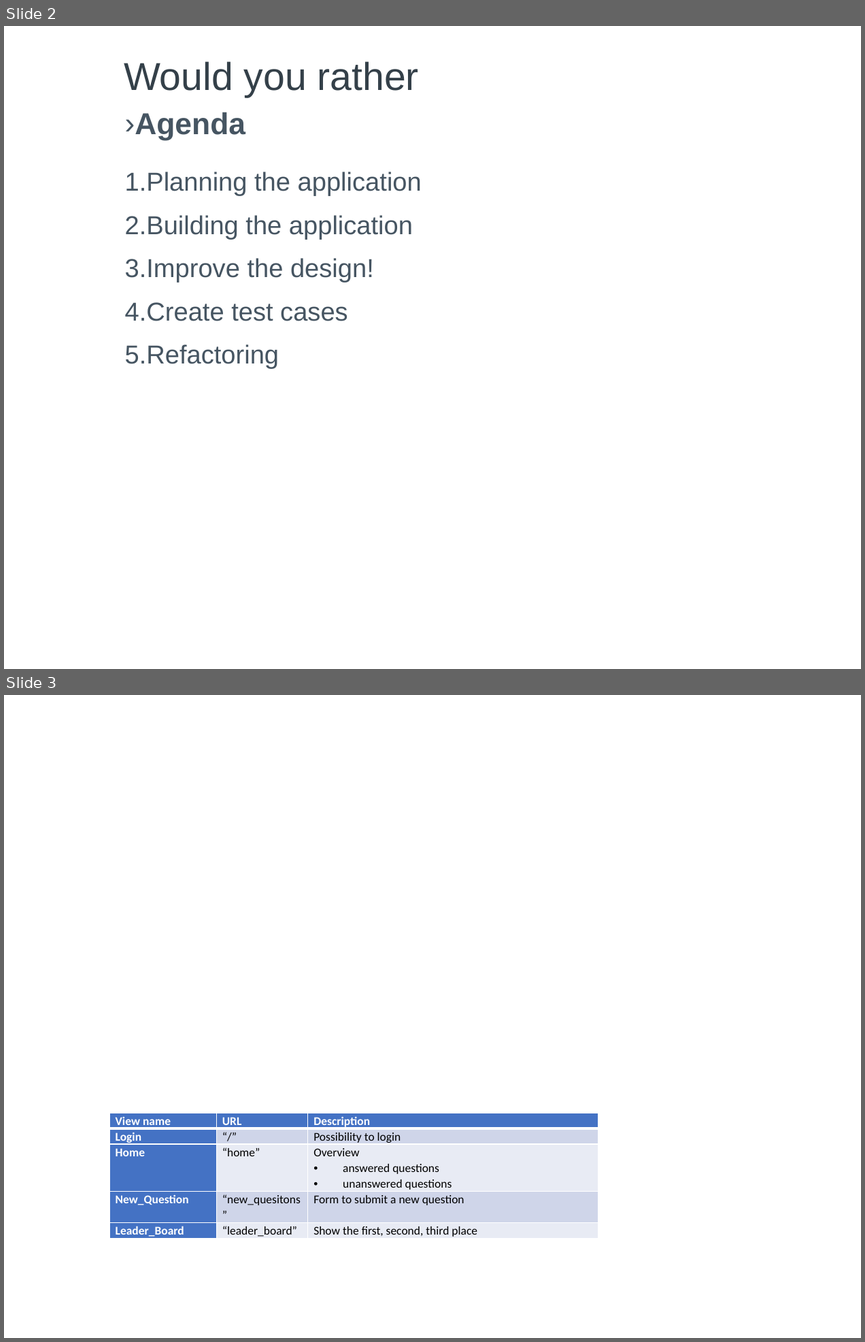
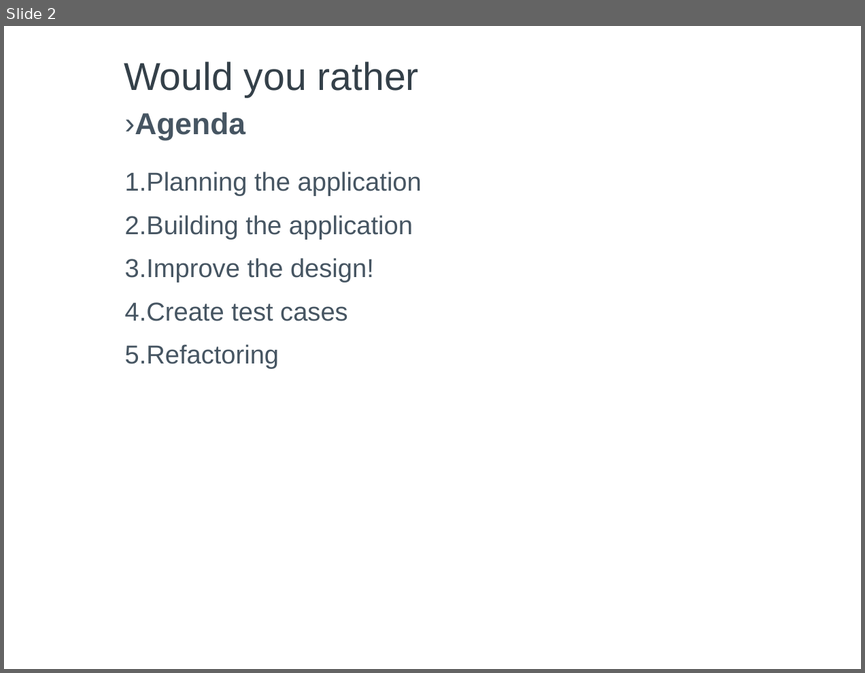
Before and after one commit to gwillig/-would-you-rather, a slide deck: design_architecture_v02.pptx. Shown one above the other, each under a label of ours: slides 2 and 3 before the commit, slide 2 after it. The pictures are 865x1342 and 865x673 pixels, drawn with LibreOffice and Linux fonts; fonts in the diff are those of the drawing. Boxes give left, top, right and bottom in pixels: in the first picture for what was removed or moved away, otherwise in the second. Text is boxed around its words. In the diff, an @@ line names an element or a change of style, - is before the commit and + after.

```diff
--- a/design_architecture_v02.pptx
+++ b/design_architecture_v02.pptx
@@ slide 3 removed at [4, 695, 861, 1338], background #FFFFFF @@
@@ table removed at [109, 1113, 600, 1239], 5 rows, 3 columns @@
-View name | URL | Description
-Login | “/” | Possibility to login
-Home | “home” | Overview / answered questions / unanswered questions
-New_Question | “new_quesitons” | Form to submit a new question
-Leader_Board | “leader_board” | Show the first, second, third place
```
Also in this commit, not shown: 5 slides added, 13 other files.
